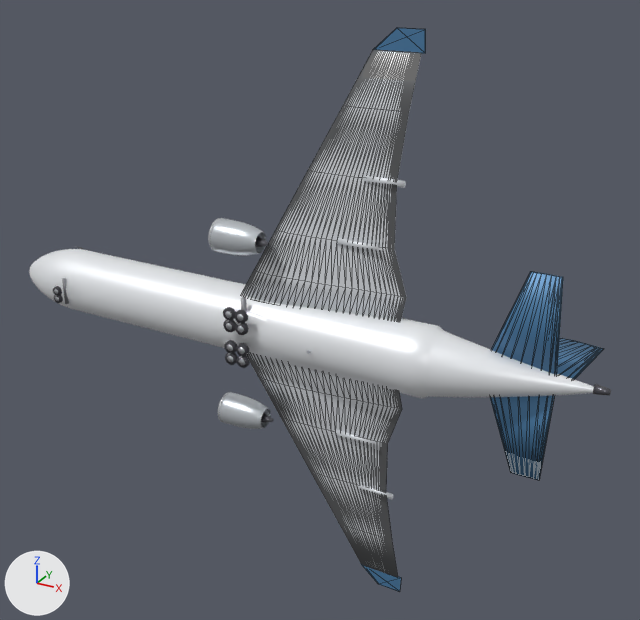
Renders of the glTF model public/models/a300b4.glb from each side of a commit.
Before and after are seen from a camera (50 mm lens) standing at (35.9, -56.8, 30.7) and looking at (2.6, 3.8, 0.4). Lighting does not change. The marker at lower left points along +X, +Y and +Z. The first picture is the older version. Mesh edges are drawn as thin lines on the coarser meshes. Where no turn or scale is listed for an object, it has been applied to the vertices.

In view in the first picture: 'Fin', 'Fuselage', 'HStab_L', 'HStab_R', 'Nacelle_-1_0', 'Nacelle_1_0', 'Sharklet_R', 'Wing_L', 'Wing_R' and 23 more.
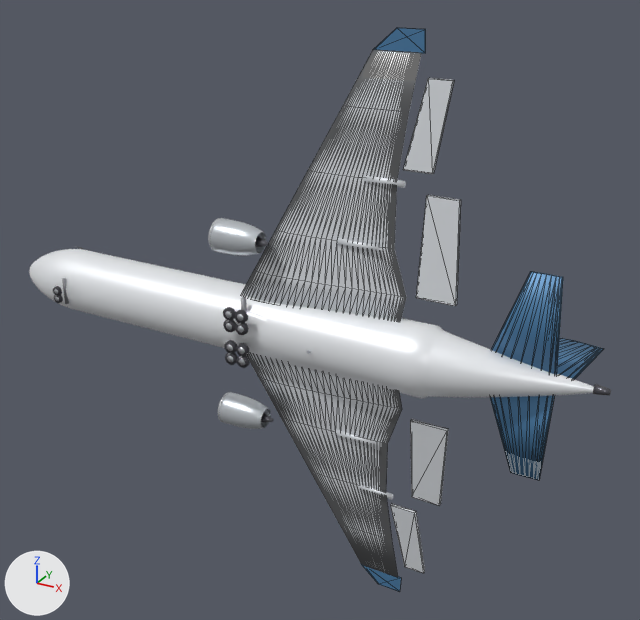
What differs and where, as boxes [x1, y1, x2, y2] in the pictures (640 x 620 px):
'Flap_R', added
    after: [416, 195, 461, 306]
'Aileron_R', added
    after: [403, 78, 454, 174]
'Flap_L', added
    after: [410, 419, 448, 506]
'Aileron_L', added
    after: [390, 504, 425, 573]

The change, as a diff of the scene's bpy script:
```diff
--- a/public/models/a300b4.glb.py
+++ b/public/models/a300b4.glb.py
@@ me_aileron_r @@
+me_aileron_r.from_pydata([(-0.66, -0.17, -3.2), (0.66, 0.45, 3.2), (2.44, 0.45, 3.2), (1.58, -0.17, -3.2), (-0.66, -0.45, -3.2), (0.66, 0.17, 3.2), (2.44, 0.17, 3.2), (1.58, -0.45, -3.2)], [], [(0, 1, 2), (0, 2, 3), (7, 6, 5), (7, 5, 4), (0, 4, 5), (0, 5, 1), (1, 5, 6), (1, 6, 2), (2, 6, 7), (2, 7, 3), (3, 7, 4), (3, 4, 0)])
+me_aileron_r.materials.append(mat_hd_wing)  # white #eaedf2
@@ me_flap_r @@
+me_flap_r.from_pydata([(-0.07, -0.23, -3.8), (0.07, 0.51, 3.8), (2.52, 0.51, 3.8), (3.0, -0.23, -3.8), (-0.07, -0.51, -3.8), (0.07, 0.23, 3.8), (2.52, 0.23, 3.8), (3.0, -0.51, -3.8)], [], [(0, 1, 2), (0, 2, 3), (7, 6, 5), (7, 5, 4), (0, 4, 5), (0, 5, 1), (1, 5, 6), (1, 6, 2), (2, 6, 7), (2, 7, 3), (3, 7, 4), (3, 4, 0)])
+me_flap_r.materials.append(mat_hd_wing)  # white #eaedf2
@@ me_aileron_l @@
+me_aileron_l.from_pydata([(-0.66, -0.17, 3.2), (0.66, 0.45, -3.2), (2.44, 0.45, -3.2), (1.58, -0.17, 3.2), (-0.66, -0.45, 3.2), (0.66, 0.17, -3.2), (2.44, 0.17, -3.2), (1.58, -0.45, 3.2)], [], [(0, 3, 2), (0, 2, 1), (7, 4, 5), (7, 5, 6), (0, 1, 5), (0, 5, 4), (1, 2, 6), (1, 6, 5), (2, 3, 7), (2, 7, 6), (3, 0, 4), (3, 4, 7)])
+me_aileron_l.materials.append(mat_hd_wing)  # white #eaedf2
@@ me_flap_l @@
+me_flap_l.from_pydata([(-0.07, -0.23, 3.8), (0.07, 0.51, -3.8), (2.52, 0.51, -3.8), (3.0, -0.23, 3.8), (-0.07, -0.51, 3.8), (0.07, 0.23, -3.8), (2.52, 0.23, -3.8), (3.0, -0.51, 3.8)], [], [(0, 3, 2), (0, 2, 1), (7, 4, 5), (7, 5, 6), (0, 1, 5), (0, 5, 4), (1, 2, 6), (1, 6, 5), (2, 3, 7), (2, 7, 6), (3, 0, 4), (3, 4, 7)])
+me_flap_l.materials.append(mat_hd_wing)  # white #eaedf2
@@ ob_aileron_r @@
+ob_aileron_r = bpy.data.objects.new('Aileron_R', me_aileron_r)
+ob_aileron_r.location = (11.87, 0.84, 17.62)
@@ ob_flap_r @@
+ob_flap_r = bpy.data.objects.new('Flap_R', me_flap_r)
+ob_flap_r.location = (13.08, 0.01, 9.02)
@@ ob_aileron_l @@
+ob_aileron_l = bpy.data.objects.new('Aileron_L', me_aileron_l)
+ob_aileron_l.location = (11.87, 0.84, -17.62)
@@ ob_flap_l @@
+ob_flap_l = bpy.data.objects.new('Flap_L', me_flap_l)
+ob_flap_l.location = (13.08, 0.01, -9.02)
```
